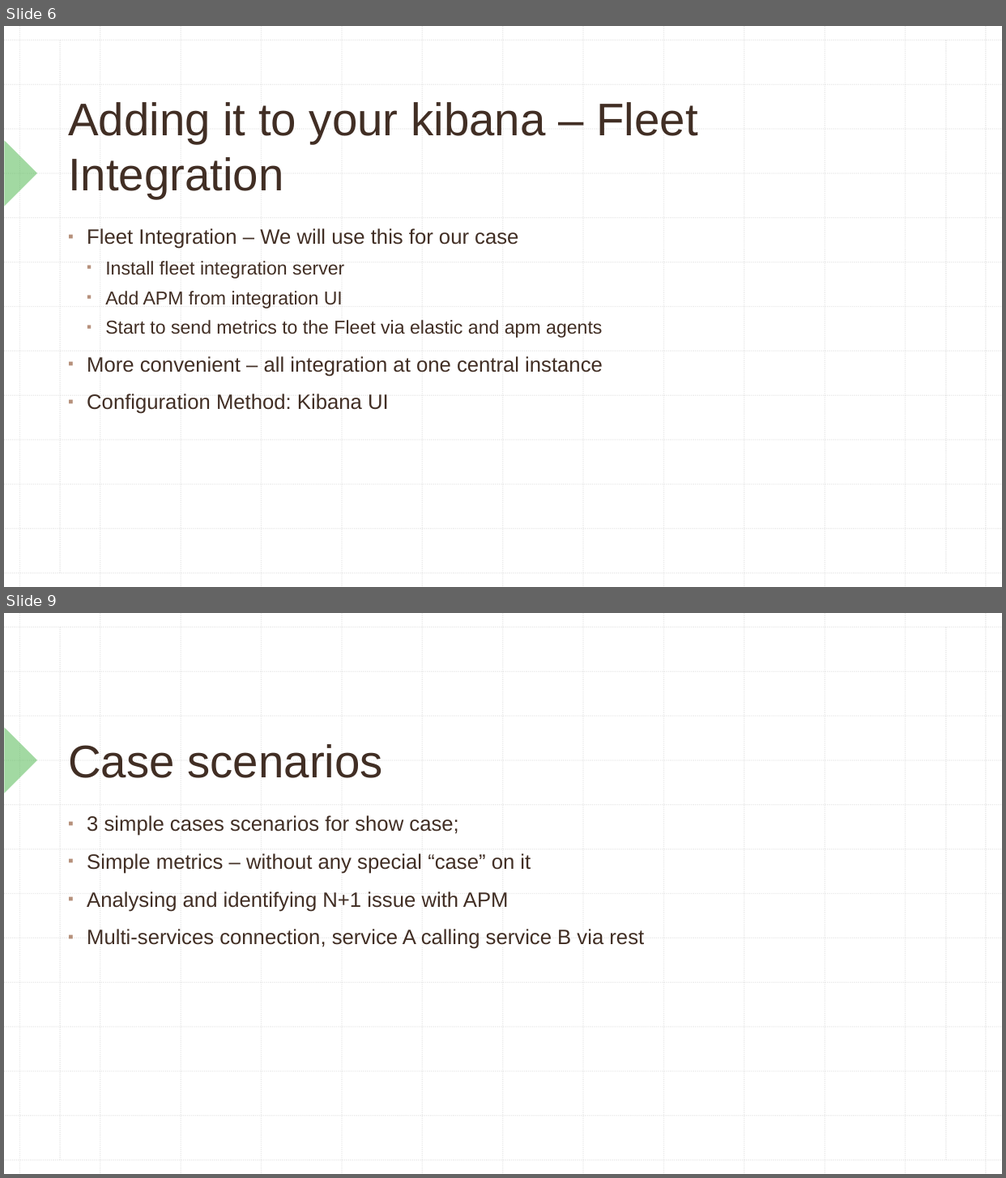
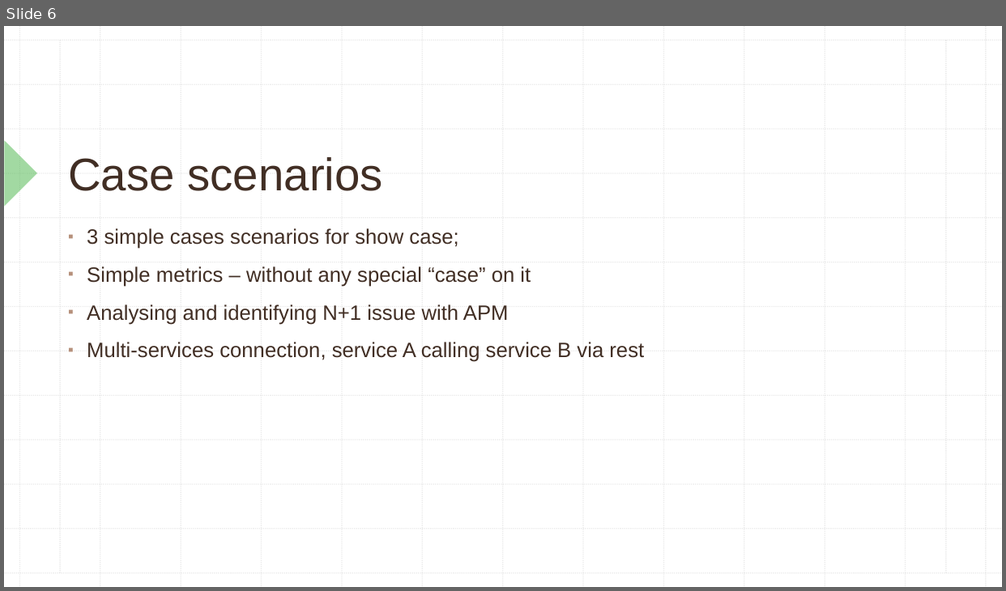
Before and after one commit to viniciustoni/kibana-apm-meetup, a slide deck: Kibana APM.pptx. Shown one above the other, each under a label of ours: slides 6 and 9 before the commit, slide 6 after it; the slides between them are not shown. The pictures are 1006x1178 and 1006x591 pixels, drawn with LibreOffice and Linux fonts; fonts in the diff are those of the drawing. Boxes give left, top, right and bottom in pixels: in the first picture for what was removed or moved away, otherwise in the second. Text is boxed around its words. In the diff, an @@ line names an element or a change of style, - is before the commit and + after.

```diff
--- a/Kibana APM.pptx
+++ b/Kibana APM.pptx
@@ slide 6 removed at (x1=4, y1=26, x2=1002, y2=587), background #FFFFFF; not listed: 29 template elements that a slide beside it also shows @@
@@ title removed at (x1=68, y1=102, x2=697, y2=199) @@
-Adding it to your kibana – Fleet Integration
@@ text removed at (x1=87, y1=228, x2=603, y2=414) @@
-▪ Fleet Integration – We will use this for our case
-  ▪ Install fleet integration server
-  ▪ Add APM from integration UI
-  ▪ Start to send metrics to the Fleet via elastic and apm agents
-▪ More convenient – all integration at one central instance
-▪ Configuration Method: Kibana UI
@@ what was slide 9 is now slide 6 @@
```
Also in this commit, not shown: 5 slides changed, 5 other slides removed, 1 other file.
